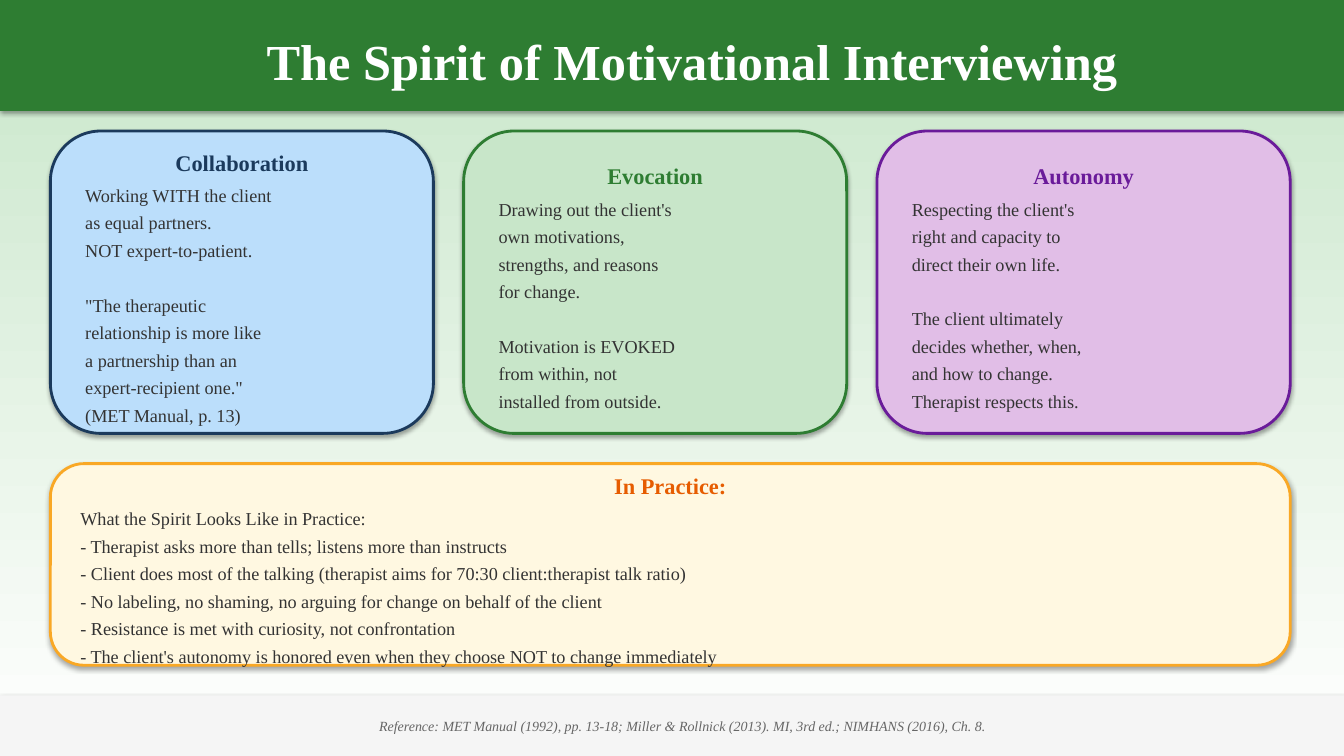
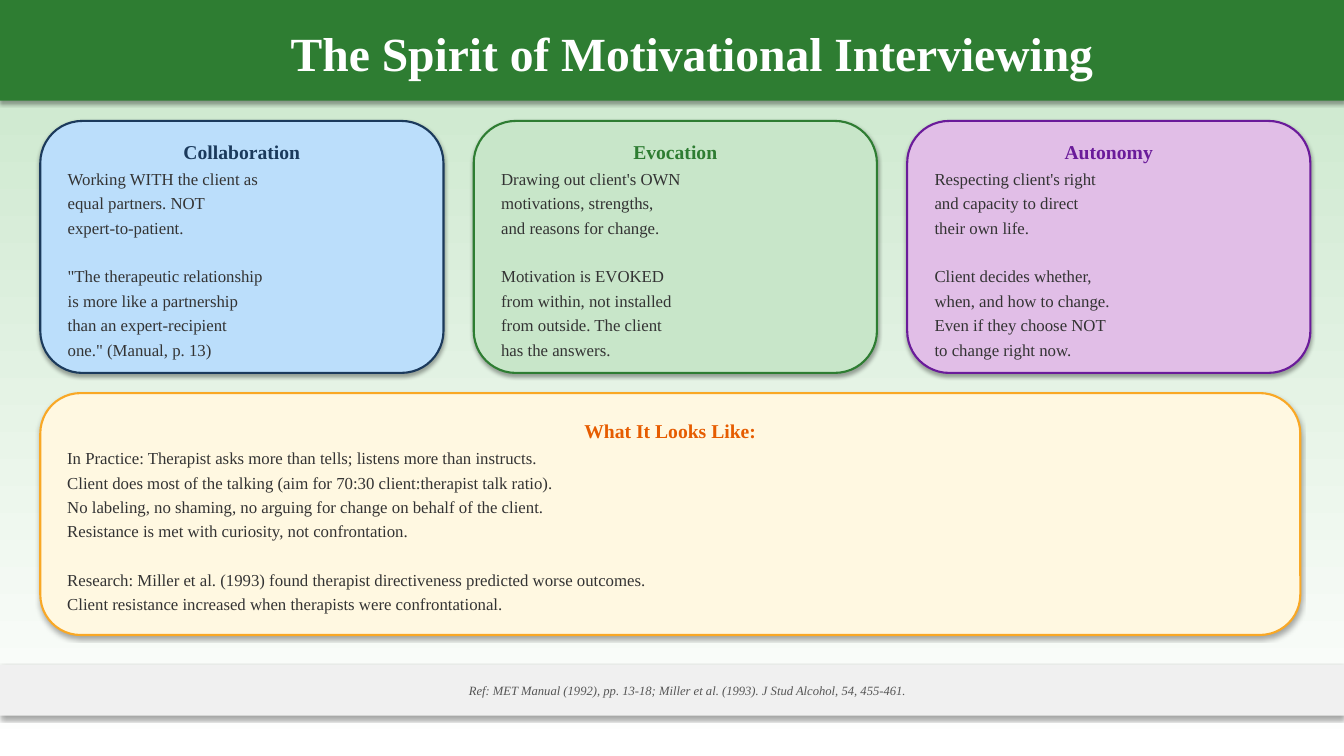
Before and after one commit to tejasdangodra786-byte/Dango-kiro, a slide deck: slide 20 of MET_Comprehensive_Presentation.pptx (slide 22 before the commit). Drawn at 1344x756 pixels with LibreOffice and Linux fonts; fonts in the diff are those of the drawing. Boxes give left, top, right and bottom in pixels: in the first picture for what was removed or moved away, otherwise in the second. Text is boxed around its words. In the diff, an @@ line names an element or a change of style, - is before the commit and + after.

Commit message:
MET Presentation v4.1: Fixed overlaps + new sections (65 slides)
FIXES:
- Strict zone-based layout prevents all visual overlapping
  Title zone: 0-1.0 inch | Content zone: 1.15-6.45 inch | Reference: 6.6-7.1 inch
- Reduced text per box, consistent spacing between elements
- Proper margins and padding in all content boxes

NEW SECTIONS ADDED:
- Section 8: Comparison with Other Therapies
  * MET vs CBT (with research on combining both)
  * MET vs 12-Step Facilitation
  * Comprehensive comparison table (MET/CBT/TSF/CM/CRA/BSFT)
  * Why MET is more effective in specific contexts
  * Family & Caregiver involvement (CRAFT, stepped care model)
  * Therapies used alongside MET for comprehensive care

- Section 9: Comorbid Psychiatric Disorders
  * Personality Disorders (BPD, ASPD) + MET adaptations
  * Depression comorbidity + MET adaptations
  * Anxiety & PTSD comorbidity + MET adaptations
  * Bipolar & Psychotic Disorders + MET adaptations
  * Summary table with all adaptations and adjunct therapies
  * Research references for each comorbid condition

RETAINED FROM v4:
- All original 8 sections (intro, theory, principles, sessions, techniques, case, worksheets, research)
- Colorful visual design with multiple color schemes
- Times New Roman font (titles 34pt, content 12-13pt)
- References on every slide
- Case conceptualization (anonymized)
- 6 printable worksheets

```diff
--- a/MET_Comprehensive_Presentation.pptx
+++ b/MET_Comprehensive_Presentation.pptx
@@ rectangle "The Spirit of Motivational Interviewing": place and size @@
-rectangle "The Spirit of Motivational Interviewing" at (0, 0, 1344, 111)
+rectangle "The Spirit of Motivational Interviewing" at (0, 0, 1344, 101)
@@ rectangle "The Spirit of Motivational Interviewing" at (0, 0, 1344, 101): size 36 to 34 pt @@
@@ rounded rectangle "Collaboration": place and size @@
-rounded rectangle "Collaboration" at (50, 131, 434, 434)
+rounded rectangle "Collaboration" at (40, 121, 444, 373)
@@ rounded rectangle "Collaboration" at (40, 121, 444, 373): outline #1B3A5C 2 pt to #1B3A5C 1.5 pt @@
@@ text in rounded rectangle at (183, 145, 300, 159): size 16 to 14 pt in "Collaboration"; less space between paragraphs @@
@@ rounded rectangle "Evocation": place and size @@
-rounded rectangle "Evocation" at (464, 131, 847, 434)
+rounded rectangle "Evocation" at (474, 121, 877, 373)
@@ rounded rectangle "Evocation" at (474, 121, 877, 373): outline #2E7D32 2 pt to #2E7D32 1.5 pt @@
@@ text in rounded rectangle at (501, 145, 717, 282): size 16 to 14 pt in "Evocation"; size 13 to 12 pt in "Motivation is EVOKED"; less space between paragraphs @@
@@ rounded rectangle "Autonomy": place and size @@
-rounded rectangle "Autonomy" at (877, 131, 1291, 434)
+rounded rectangle "Autonomy" at (907, 121, 1311, 373)
@@ rounded rectangle "Autonomy" at (907, 121, 1311, 373): outline #6A1B9A 2 pt to #6A1B9A 1.5 pt @@
@@ text in rounded rectangle at (1065, 146, 1153, 163): size 16 to 14 pt in "Autonomy"; less space between paragraphs @@
@@ text in rounded rectangle at (68, 173, 262, 360): text changed; size 13 to 12 pt @@
-Working WITH the client
-as equal partners.
-NOT expert-to-patient.
-"The therapeutic
-relationship is more like
-a partnership than an
-expert-recipient one."
-(MET Manual, p. 13)
+Working WITH the client as
+equal partners. NOT
+expert-to-patient.
+"The therapeutic relationship
+is more like a partnership
+than an expert-recipient
+one." (Manual, p. 13)
@@ text in rounded rectangle at (501, 173, 681, 238): text changed; size 13 to 12 pt @@
-Drawing out the client's
-own motivations,
-strengths, and reasons
-for change.
+Drawing out client's OWN
+motivations, strengths,
+and reasons for change.
@@ text in rounded rectangle at (935, 173, 1110, 360): text changed; size 13 to 12 pt @@
-Respecting the client's
-right and capacity to
-direct their own life.
-The client ultimately
-decides whether, when,
-and how to change.
-Therapist respects this.
+Respecting client's right
+and capacity to direct
+their own life.
+Client decides whether,
+when, and how to change.
+Even if they choose NOT
+to change right now.
@@ text in rounded rectangle at (501, 295, 672, 356): text changed; size 13 to 12 pt @@
-from within, not
-installed from outside.
+from within, not installed
+from outside. The client
+has the answers.
@@ rounded rectangle "What It Looks Like:": place and size @@
-rounded rectangle "What It Looks Like:" at (50, 464, 1291, 665)
+rounded rectangle "What It Looks Like:" at (40, 393, 1301, 635)
@@ rounded rectangle "What It Looks Like:" at (40, 393, 1301, 635): outline #F9A825 2 pt to #F9A825 1.5 pt @@
@@ text in rounded rectangle at (67, 424, 756, 614): text changed; size 13 to 12 pt @@
-In Practice:
-What the Spirit Looks Like in Practice:
-- Therapist asks more than tells; listens more than instructs
-- Client does most of the talking (therapist aims for 70:30 client:therapist talk ratio)
-- No labeling, no shaming, no arguing for change on behalf of the client
-- Resistance is met with curiosity, not confrontation
-- The client's autonomy is honored even when they choose NOT to change immediately
+What It Looks Like:
+In Practice: Therapist asks more than tells; listens more than instructs.
+Client does most of the talking (aim for 70:30 client:therapist talk ratio).
+No labeling, no shaming, no arguing for change on behalf of the client.
+Resistance is met with curiosity, not confrontation.
+Research: Miller et al. (1993) found therapist directiveness predicted worse outcomes.
+Client resistance increased when therapists were confrontational.
@@ rectangle "Ref: MET Manual (1992), pp. ...": place and size @@
-rectangle "Ref: MET Manual (1992), pp. ..." at (0, 696, 1344, 756)
+rectangle "Ref: MET Manual (1992), pp. ..." at (0, 665, 1344, 716)
@@ rectangle "Ref: MET Manual (1992), pp. ..." at (0, 665, 1344, 716): fill #F5F5F5 to #F0F0F0 @@
@@ text in rectangle at (469, 686, 905, 698): text changed; size 10 to 9 pt; text colour #666666 to #555555 @@
-Reference: MET Manual (1992), pp. 13-18; Miller & Rollnick (2013). MI, 3rd ed.; NIMHANS (2016), Ch. 8.
+Ref: MET Manual (1992), pp. 13-18; Miller et al. (1993). J Stud Alcohol, 54, 455-461.
```
Also in this commit, not shown: 42 other slides changed, 22 slides added, 19 slides removed, 1 other file.
